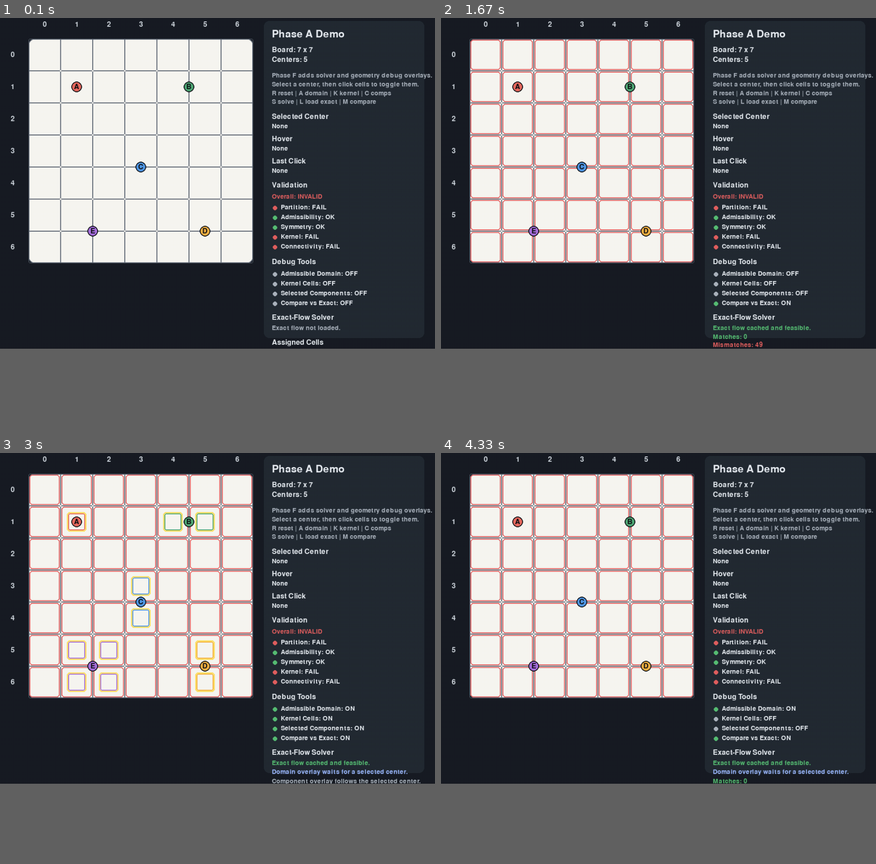
Above: before the commit, frames 1-4 (two rows, left to right).
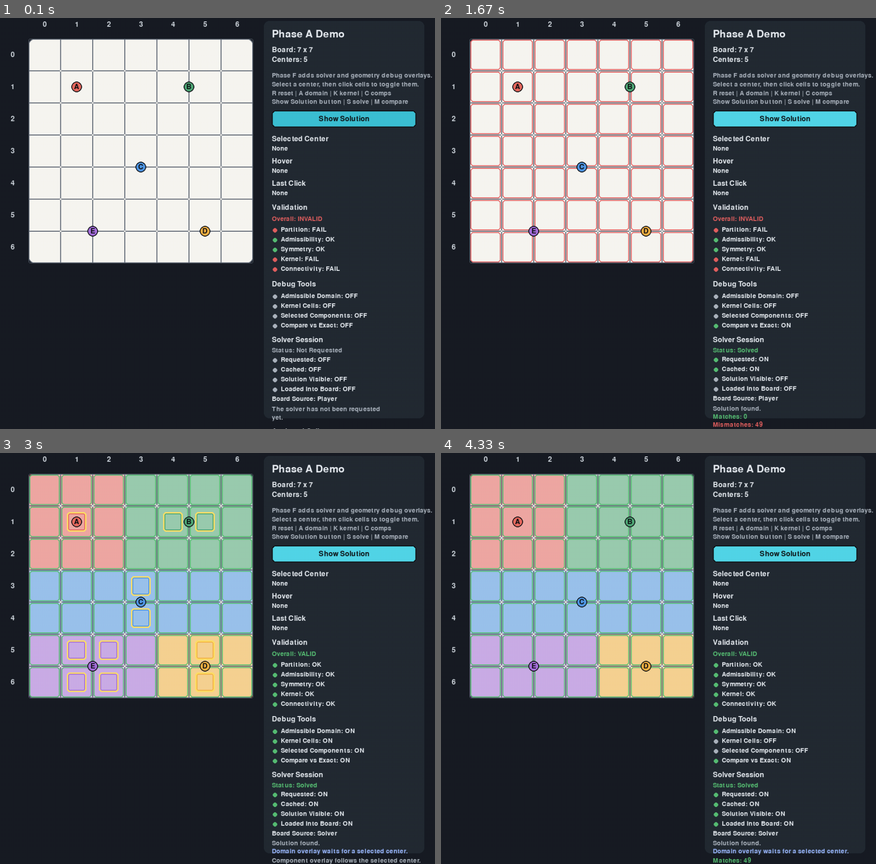
Above: after the commit, the same moments.

Repository: Santiago23florido/galaxy-graph-lab
Game: pygame game, started from galaxy_graph_lab/main.py
Same seed, same stepped clock (60 frames per second), same inputs: the game is played once before the commit and once after it.
Inputs (mouse positions are in pixels of both pictures, inside the frame that each line leads up to):
- Up to frame 1 (0.1 s): no input
- Up to frame 2 (1.67 s): press the mouse at (641, 239) at 0.37 s; move the mouse to (719, 223) at 0.47 s; release the mouse at (797, 207) at 0.6 s; click (784, 120) at 0.72 s, where only the run after the commit has a clickable "Show Solution"; hold R 1-1.53 s; hold A 1-1.53 s; hold M from 1.57 s (still down); hold A from 1.57 s (still down)
- Up to frame 3 (3 s): tap K at 1.72 s; release M at 2.1 s; release A at 2.1 s; hold A 2.13-2.67 s; tap C at 2.28 s; hold S from 2.7 s (still down)
- Up to frame 4 (4.33 s): release S at 3 s; hold A 3.03-3.43 s; tap K at 3.18 s; hold S 3.47-3.83 s; tap C at 3.62 s; hold A from 3.87 s (still down)
In our replay, the window is 900x700 before the commit and 900x866 after it. These sizes can differ from the game's own. Grey fills any space a smaller window leaves; there, only what the larger window draws over its background counts as a difference.

The runs differ from the first frame. In frame 1, 5.0% of the frame differs, in the area x 20-96%, y 19-100%; in frame 2, 5.1%; in frame 3, 31%; in frame 4, 32%, in the area x 6-96%, y 5-100%.

Commit message:
Solver backend implementation and presented to user

Diff:
--- a/galaxy_graph_lab/tests/test_phaseF_pygame_ui.py
+++ b/galaxy_graph_lab/tests/test_phaseF_pygame_ui.py
@@ -4,15 +4,19 @@
 import unittest
 from unittest.mock import patch
 
+import pygame
+
 from galaxy_graph_lab.core import BoardSpec, Cell, CenterSpec, GalaxyAssignment, PuzzleData
 from galaxy_graph_lab.ui.app import run_phase_f_app
 from galaxy_graph_lab.ui.debug_tools import (
-    DebugOverlayState,
     comparison_by_cell,
     comparison_counts,
     component_index_by_cell,
 )
 from galaxy_graph_lab.ui.game_state import EditablePuzzleState
+from galaxy_graph_lab.ui.puzzle_loader import load_phase_a_puzzle
+from galaxy_graph_lab.ui.renderer import build_board_layout, show_solution_button_rect
+from galaxy_graph_lab.ui.solver_session import SolverSessionState
 
 
 class PhaseFPygameUiTests(unittest.TestCase):
@@ -69,19 +73,60 @@
         self.assertEqual(comparison_lookup[Cell(0, 1)], False)
         self.assertEqual(comparison_counts(comparison_lookup), (1, 1))
 
-    def test_debug_overlay_state_caches_exact_flow_result(self) -> None:
+    def test_solver_session_tracks_requested_cached_and_visible_flags(self) -> None:
         puzzle_data = PuzzleData.from_specs(
             BoardSpec(rows=1, cols=1),
             (CenterSpec.from_coordinates("A", 0, 0),),
         )
-        debug_state = DebugOverlayState()
+        solver_session = SolverSessionState()
 
-        first_result = debug_state.ensure_exact_flow_result(puzzle_data)
-        second_result = debug_state.ensure_exact_flow_result(puzzle_data)
+        result = solver_session.request_solution(puzzle_data)
 
-        self.assertIs(first_result, second_result)
-        self.assertTrue(first_result.success)
-        self.assertEqual(dict(debug_state.exact_assignment_by_cell()), {Cell(0, 0): "A"})
+        self.assertTrue(result.success)
+        self.assertTrue(solver_session.solver_result_requested)
+        self.assertTrue(solver_session.solver_result_cached)
+        self.assertEqual(solver_session.solver_status_label, "solved")
+        self.assertEqual(solver_session.solver_message, "Solution found.")
+        self.assertFalse(solver_session.solution_visible)
+        self.assertFalse(solver_session.solution_loaded_into_board)
+        self.assertEqual(dict(solver_session.solver_assignment_by_cell()), {Cell(0, 0): "A"})
+
+        solver_session.mark_solution_loaded()
+        self.assertTrue(solver_session.solution_visible)
+        self.assertTrue(solver_session.solution_loaded_into_board)
+        self.assertEqual(solver_session.board_source_label, "solver")
+
+        solver_session.mark_player_controlled()
+        self.assertFalse(solver_session.solution_visible)
+        self.assertFalse(solver_session.solution_loaded_into_board)
+        self.assertEqual(solver_session.board_source_label, "player")
+
+    def test_show_solution_button_rect_stays_inside_sidebar(self) -> None:
+        with patch.dict(
+            os.environ,
+            {"SDL_VIDEODRIVER": "dummy", "SDL_AUDIODRIVER": "dummy"},
+            clear=False,
+        ):
+            pygame.init()
+            try:
+                puzzle = load_phase_a_puzzle()
+                layout = build_board_layout(puzzle.puzzle_data)
+                title_font = pygame.font.Font(None, 34)
+                body_font = pygame.font.Font(None, 24)
+                small_font = pygame.font.Font(None, 21)
+
+                button_rect = show_solution_button_rect(
+                    layout,
+                    title_font,
+                    body_font,
+                    small_font,
+                )
+
+                self.assertTrue(layout.sidebar_rect.contains(button_rect))
+                self.assertGreater(button_rect.width, 0)
+                self.assertGreater(button_rect.height, 0)
+            finally:
+                pygame.quit()
 
     def test_phase_f_app_runs_headless_for_one_frame(self) -> None:
         with patch.dict(
--- a/galaxy_graph_lab/ui/__init__.py
+++ b/galaxy_graph_lab/ui/__init__.py
@@ -5,6 +5,7 @@
 from .game_state import EditablePuzzleState
 from .puzzle_loader import FixedPuzzle, load_phase_a_puzzle
 from .renderer import DebugOverlayView, GeometryHit, cell_at_pixel, center_at_pixel, hit_test_board_geometry
+from .solver_session import SolverSessionState
 
 __all__ = [
     "DebugOverlayState",
@@ -12,6 +13,7 @@
     "EditablePuzzleState",
     "FixedPuzzle",
     "GeometryHit",
+    "SolverSessionState",
     "cell_at_pixel",
     "center_at_pixel",
     "hit_test_board_geometry",
--- a/galaxy_graph_lab/ui/app.py
+++ b/galaxy_graph_lab/ui/app.py
@@ -13,7 +13,14 @@
 )
 from .game_state import EditablePuzzleState
 from .puzzle_loader import load_phase_a_puzzle
-from .renderer import DebugOverlayView, build_board_layout, draw_phase_a_scene, hit_test_board_geometry
+from .renderer import (
+    DebugOverlayView,
+    build_board_layout,
+    draw_phase_a_scene,
+    hit_test_board_geometry,
+    show_solution_button_rect,
+)
+from .solver_session import SolverSessionState
 
 
 def run_phase_f_app(max_frames: int | None = None) -> None:
@@ -35,14 +42,30 @@
         running = True
         frame_count = 0
         hovered_hit = None
+        hovered_show_solution_button = False
         game_state = EditablePuzzleState.from_center_ids(
             tuple(center.id for center in puzzle.puzzle_data.centers)
         )
         debug_state = DebugOverlayState()
+        solver_session = SolverSessionState()
         validation_result = validate_assignment(
             puzzle.puzzle_data,
             game_state.candidate_assignment(),
         )
+
+        def refresh_validation() -> None:
+            nonlocal validation_result
+            validation_result = validate_assignment(
+                puzzle.puzzle_data,
+                game_state.candidate_assignment(),
+            )
+
+        def request_and_show_solution() -> None:
+            result = solver_session.request_solution(puzzle.puzzle_data)
+            if result.success and result.assignment is not None:
+                game_state.load_solver_assignment(result.assignment)
+                solver_session.mark_solution_loaded()
+                refresh_validation()
 
         while running:
             for event in pygame.event.get():
@@ -52,10 +75,8 @@
                     running = False
                 elif event.type == pygame.KEYDOWN and event.key == pygame.K_r:
                     game_state.reset_assignments()
-                    validation_result = validate_assignment(
-                        puzzle.puzzle_data,
-                        game_state.candidate_assignment(),
-                    )
+                    solver_session.mark_player_controlled()
+                    refresh_validation()
                 elif event.type == pygame.KEYDOWN and event.key == pygame.K_a:
                     debug_state.show_admissible_domain = not debug_state.show_admissible_domain
                 elif event.type == pygame.KEYDOWN and event.key == pygame.K_k:
@@ -63,38 +84,44 @@
                 elif event.type == pygame.KEYDOWN and event.key == pygame.K_c:
                     debug_state.show_components = not debug_state.show_components
                 elif event.type == pygame.KEYDOWN and event.key == pygame.K_s:
-                    debug_state.ensure_exact_flow_result(puzzle.puzzle_data)
-                elif event.type == pygame.KEYDOWN and event.key == pygame.K_l:
-                    exact_result = debug_state.ensure_exact_flow_result(puzzle.puzzle_data)
-                    if exact_result.assignment is not None:
-                        game_state.load_solver_assignment(exact_result.assignment)
-                        validation_result = validate_assignment(
-                            puzzle.puzzle_data,
-                            game_state.candidate_assignment(),
-                        )
+                    request_and_show_solution()
                 elif event.type == pygame.KEYDOWN and event.key == pygame.K_m:
-                    exact_result = debug_state.ensure_exact_flow_result(puzzle.puzzle_data)
-                    if exact_result.assignment is not None:
+                    if solver_session.solver_assignment_by_cell() is not None:
                         debug_state.show_solver_comparison = (
                             not debug_state.show_solver_comparison
                         )
                 elif event.type == pygame.MOUSEMOTION:
+                    hovered_show_solution_button = show_solution_button_rect(
+                        layout,
+                        title_font,
+                        body_font,
+                        small_font,
+                    ).collidepoint(event.pos)
                     hovered_hit = hit_test_board_geometry(
                         puzzle.puzzle_data,
                         layout,
                         event.pos,
                     )
                 elif event.type == pygame.MOUSEBUTTONDOWN and event.button == 1:
+                    if show_solution_button_rect(
+                        layout,
+                        title_font,
+                        body_font,
+                        small_font,
+                    ).collidepoint(event.pos):
+                        request_and_show_solution()
+                        continue
+
+                    previous_assignment = dict(game_state.assigned_center_by_cell)
                     clicked_hit = hit_test_board_geometry(
                         puzzle.puzzle_data,
                         layout,
                         event.pos,
                     )
                     game_state.apply_left_click(clicked_hit)
-                    validation_result = validate_assignment(
-                        puzzle.puzzle_data,
-                        game_state.candidate_assignment(),
-                    )
+                    if dict(game_state.assigned_center_by_cell) != previous_assignment:
+                        solver_session.mark_player_controlled()
+                    refresh_validation()
 
             candidate_assignment = game_state.candidate_assignment()
             selected_center_id = game_state.selected_center_id
@@ -113,19 +140,14 @@
                     candidate_assignment[selected_center_id],
                 )
 
-            solver_result = debug_state.exact_flow_result
-            solver_cached = solver_result is not None
+            solver_result = solver_session.solver_result
+            solver_cached = solver_session.solver_result_cached
             solver_success = bool(solver_result.success) if solver_result is not None else False
-            solver_status_label = "Exact flow not loaded."
-            if solver_result is not None and solver_result.success:
-                solver_status_label = "Exact flow cached and feasible."
-            elif solver_result is not None:
-                solver_status_label = f"Exact flow unavailable: {solver_result.status}"
 
             comparison_lookup = MappingProxyType({})
             comparison_match_count = None
             comparison_mismatch_count = None
-            exact_assignment_by_cell = debug_state.exact_assignment_by_cell()
+            exact_assignment_by_cell = solver_session.solver_assignment_by_cell()
             if debug_state.show_solver_comparison and exact_assignment_by_cell is not None:
                 comparison_lookup = comparison_by_cell(
                     game_state.assigned_center_by_cell,
@@ -145,9 +167,15 @@
                 admissible_cells=tuple(admissible_cells),
                 kernel_cells_by_center=kernel_cells_by_center,
                 component_index_by_cell=component_lookup,
+                solver_result_requested=solver_session.solver_result_requested,
                 solver_cached=solver_cached,
                 solver_success=solver_success,
-                solver_status_label=solver_status_label,
+                solver_status_label=solver_session.solver_status_label,
+                solver_message=solver_session.solver_message,
+                solution_visible=solver_session.solution_visible,
+                solution_loaded_into_board=solver_session.solution_loaded_into_board,
+                board_source_label=solver_session.board_source_label,
+                show_solution_button_hovered=hovered_show_solution_button,
                 comparison_by_cell=comparison_lookup,
                 comparison_match_count=comparison_match_count,
                 comparison_mismatch_count=comparison_mismatch_count,
--- a/galaxy_graph_lab/ui/debug_tools.py
+++ b/galaxy_graph_lab/ui/debug_tools.py
@@ -4,28 +4,17 @@
 from dataclasses import dataclass
 from types import MappingProxyType
 
-from ..core import Cell, FlowMilpSolveResult, PuzzleData, solve_flow_model
+from ..core import Cell, PuzzleData
 
 
 @dataclass(slots=True)
 class DebugOverlayState:
-    """Mutable debug toggles and cached exact-flow solver result."""
+    """Mutable debug toggles for optional developer overlays."""
 
     show_admissible_domain: bool = False
     show_kernel_cells: bool = False
     show_components: bool = False
     show_solver_comparison: bool = False
-    exact_flow_result: FlowMilpSolveResult | None = None
-
-    def ensure_exact_flow_result(self, puzzle_data: PuzzleData) -> FlowMilpSolveResult:
-        if self.exact_flow_result is None:
-            self.exact_flow_result = solve_flow_model(puzzle_data)
-        return self.exact_flow_result
-
-    def exact_assignment_by_cell(self) -> Mapping[Cell, str] | None:
-        if self.exact_flow_result is None or self.exact_flow_result.assignment is None:
-            return None
-        return self.exact_flow_result.assignment.assigned_center_by_cell
 
 
 def component_index_by_cell(
--- a/galaxy_graph_lab/ui/renderer.py
+++ b/galaxy_graph_lab/ui/renderer.py
@@ -2,7 +2,6 @@
 
 from collections.abc import Mapping
 from dataclasses import dataclass
-from types import MappingProxyType
 
 import pygame
 
@@ -30,6 +29,9 @@
 _VALIDATION_OK_COLOR = (88, 191, 116)
 _VALIDATION_FAIL_COLOR = (226, 96, 96)
 _KERNEL_COLOR = (255, 225, 102)
+_BUTTON_COLOR = (61, 193, 211)
+_BUTTON_HOVER_COLOR = (82, 215, 232)
+_BUTTON_TEXT_COLOR = (15, 17, 20)
 _HOVER_CENTER_RING_COLOR = (255, 255, 255)
 _SELECTED_CENTER_RING_COLOR = (61, 193, 211)
 _COMPONENT_COLORS = (
@@ -100,9 +102,15 @@
     admissible_cells: tuple[Cell, ...]
     kernel_cells_by_center: Mapping[str, tuple[Cell, ...]]
     component_index_by_cell: Mapping[Cell, int]
+    solver_result_requested: bool
     solver_cached: bool
     solver_success: bool
     solver_status_label: str
+    solver_message: str
+    solution_visible: bool
+    solution_loaded_into_board: bool
+    board_source_label: str
+    show_solution_button_hovered: bool
     comparison_by_cell: Mapping[Cell, bool]
     comparison_match_count: int | None
     comparison_mismatch_count: int | None
@@ -123,7 +131,7 @@
     board_left = padding + label_gutter
     board_top = padding + label_gutter
     window_width = board_left + board_width + padding + sidebar_width + padding
-    window_height = max(board_top + board_height + padding, 760)
+    window_height = max(board_top + board_height + padding, 940)
 
     return BoardLayout(
         cell_size=cell_size,
@@ -280,6 +288,24 @@
     )
 
 
+def show_solution_button_rect(
+    layout: BoardLayout,
+    title_font: pygame.font.Font,
+    body_font: pygame.font.Font,
+    small_font: pygame.font.Font,
+) -> pygame.Rect:
+    left = layout.sidebar_rect.left + 18
+    top = layout.sidebar_rect.top + 18
+    top += title_font.get_height() + 16
+    top += body_font.get_height() + 6
+    top += body_font.get_height() + 20
+    top += small_font.get_height() + 4
+    top += small_font.get_height() + 4
+    top += small_font.get_height() + 4
+    top += small_font.get_height() + 18
+    return pygame.Rect(left, top, layout.sidebar_rect.width - 36, 38)
+
+
 def _draw_grid(surface: pygame.Surface, puzzle_data: PuzzleData, layout: BoardLayout) -> None:
     for cell in puzzle_data.cells:
         pygame.draw.rect(surface, _GRID_COLOR, cell_rect(layout, cell), width=1, border_radius=3)
@@ -484,7 +510,7 @@
     phase_line = small_font.render("Phase F adds solver and geometry debug overlays.", True, _SUBTEXT_COLOR)
     note_line = small_font.render("Select a center, then click cells to toggle them.", True, _SUBTEXT_COLOR)
     reset_line = small_font.render("R reset | A domain | K kernel | C comps", True, _SUBTEXT_COLOR)
-    solver_line = small_font.render("S solve | L load exact | M compare", True, _SUBTEXT_COLOR)
+    solver_line = small_font.render("Show Solution button | S solve | M compare", True, _SUBTEXT_COLOR)
     surface.blit(phase_line, (left, top))
     top += phase_line.get_height() + 4
     surface.blit(note_line, (left, top))
@@ -494,6 +520,15 @@
     surface.blit(solver_line, (left, top))
     top += solver_line.get_height() + 18
 
+    button_rect = show_solution_button_rect(layout, title_font, body_font, small_font)
+    _draw_show_solution_button(
+        surface,
+        button_rect,
+        body_font,
+        debug_view.show_solution_button_hovered,
+    )
+    top = button_rect.bottom + 18
+
     selected_title = body_font.render("Selected Center", True, _TEXT_COLOR)
     surface.blit(selected_title, (left, top))
     top += selected_title.get_height() + 6
@@ -556,14 +591,41 @@
         top += 22
 
     top += 10
-    solver_title = body_font.render("Exact-Flow Solver", True, _TEXT_COLOR)
+    solver_title = body_font.render("Solver Session", True, _TEXT_COLOR)
     surface.blit(solver_title, (left, top))
     top += solver_title.get_height() + 8
 
     status_color = _VALIDATION_OK_COLOR if debug_view.solver_success else _SUBTEXT_COLOR
-    status_line = small_font.render(debug_view.solver_status_label, True, status_color)
+    status_line = small_font.render(
+        f"Status: {debug_view.solver_status_label.replace('_', ' ').title()}",
+        True,
+        status_color,
+    )
     surface.blit(status_line, (left, top))
     top += status_line.get_height() + 6
+
+    session_rows = (
+        ("Requested", debug_view.solver_result_requested),
+        ("Cached", debug_view.solver_cached),
+        ("Solution Visible", debug_view.solution_visible),
+        ("Loaded Into Board", debug_view.solution_loaded_into_board),
+    )
+    for label, is_on in session_rows:
+        _draw_toggle_row(surface, small_font, left, top, label, is_on)
+        top += 22
+
+    board_source_line = small_font.render(
+        f"Board Source: {debug_view.board_source_label.title()}",
+        True,
+        _TEXT_COLOR,
+    )
+    surface.blit(board_source_line, (left, top))
+    top += board_source_line.get_height() + 8
+
+    for line in _wrap_text(debug_view.solver_message, 34):
+        message_line = small_font.render(line, True, _SUBTEXT_COLOR)
+        surface.blit(message_line, (left, top))
+        top += message_line.get_height() + 4
 
     if debug_view.show_admissible_domain and debug_view.admissible_center_id is None:
         domain_hint = small_font.render("Domain overlay waits for a selected center.", True, _DOMAIN_LABEL_COLOR)
@@ -664,3 +726,36 @@
     pygame.draw.circle(surface, color, (left + 7, top + 9), 5)
     text = font.render(f"{label}: {status}", True, _TEXT_COLOR)
     surface.blit(text, (left + 20, top))
+
+
+def _draw_show_solution_button(
+    surface: pygame.Surface,
+    rect: pygame.Rect,
+    font: pygame.font.Font,
+    is_hovered: bool,
+) -> None:
+    color = _BUTTON_HOVER_COLOR if is_hovered else _BUTTON_COLOR
+    pygame.draw.rect(surface, color, rect, border_radius=8)
+    pygame.draw.rect(surface, _CENTER_OUTLINE_COLOR, rect, width=2, border_radius=8)
+    label = font.render("Show Solution", True, _BUTTON_TEXT_COLOR)
+    label_x = rect.centerx - (label.get_width() // 2)
+    label_y = rect.centery - (label.get_height() // 2)
+    surface.blit(label, (label_x, label_y))
+
+
+def _wrap_text(text: str, max_chars: int) -> tuple[str, ...]:
+    words = text.split()
+    if not words:
+        return ("",)
+
+    lines: list[str] = []
+    current_line = words[0]
+    for word in words[1:]:
+        candidate = f"{current_line} {word}"
+        if len(candidate) <= max_chars:
+            current_line = candidate
+            continue
+        lines.append(current_line)
+        current_line = word
+    lines.append(current_line)
+    return tuple(lines)
--- /dev/null
+++ b/galaxy_graph_lab/ui/solver_session.py
@@ -0,0 +1,56 @@
+from __future__ import annotations
+
+from collections.abc import Mapping
+from dataclasses import dataclass
+
+from ..core import Cell, PuzzleData, PuzzleSolveResult, solve_puzzle
+
+
+@dataclass(slots=True)
+class SolverSessionState:
+    """Mutable UI state for requesting, caching, and displaying solver results."""
+
+    solver_result: PuzzleSolveResult | None = None
+    solver_status_label: str = "not_requested"
+    solver_message: str = "The solver has not been requested yet."
+    solution_visible: bool = False
+    solution_loaded_into_board: bool = False
+    solver_result_requested: bool = False
+
+    @property
+    def solver_result_cached(self) -> bool:
+        return self.solver_result is not None
+
+    @property
+    def board_source_label(self) -> str:
+        if self.solution_loaded_into_board:
+            return "solver"
+        return "player"
+
+    def request_solution(
+        self,
+        puzzle_data: PuzzleData,
+        *,
+        options: Mapping[str, object] | None = None,
+    ) -> PuzzleSolveResult:
+        self.solver_result_requested = True
+        self.solver_result = solve_puzzle(puzzle_data, options=options)
+        self.solver_status_label = self.solver_result.status_label
+        self.solver_message = self.solver_result.message
+        return self.solver_result
+
+    def solver_assignment_by_cell(self) -> Mapping[Cell, str] | None:
+        if self.solver_result is None or self.solver_result.assignment is None:
+            return None
+        return self.solver_result.assignment.assigned_center_by_cell
+
+    def mark_solution_loaded(self) -> None:
+        self.solution_visible = True
+        self.solution_loaded_into_board = True
+
+    def mark_player_controlled(self) -> None:
+        self.solution_visible = False
+        self.solution_loaded_into_board = False
+
+
+__all__ = ["SolverSessionState"]
